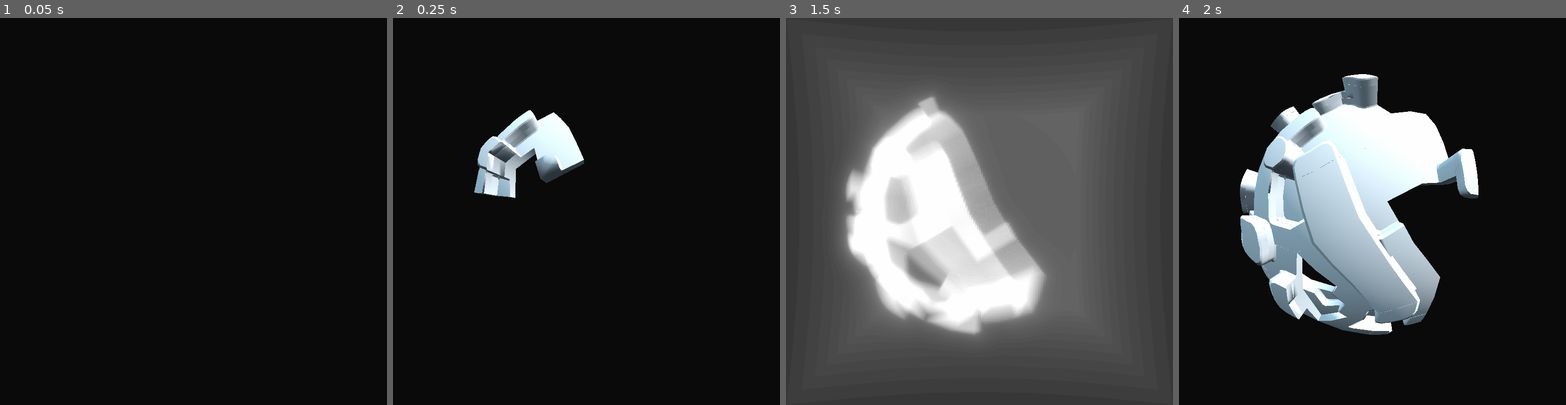
Above: before the commit, frames 1-4 (left to right).
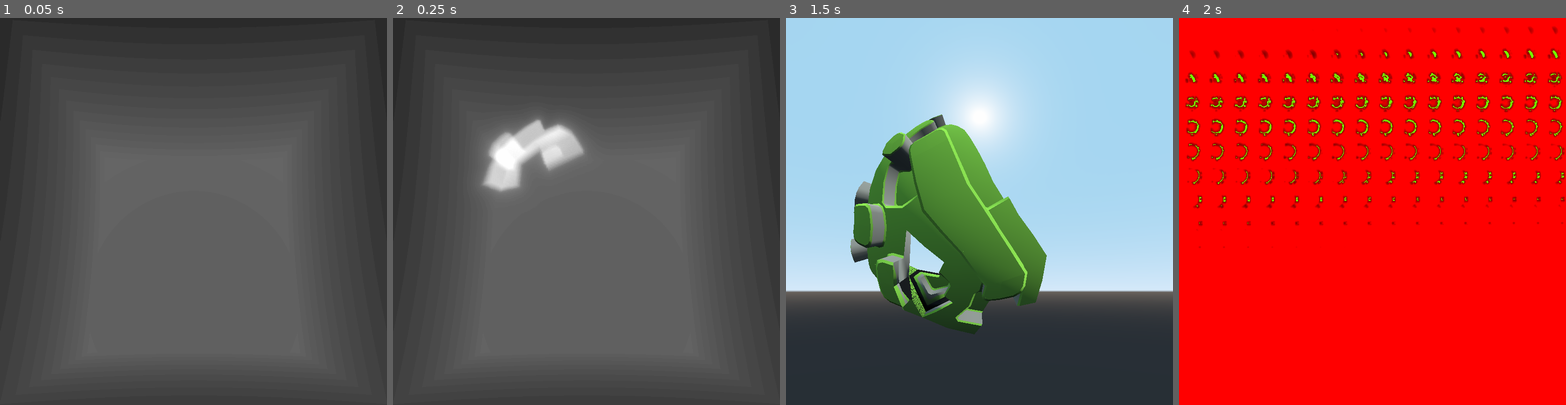
Above: after the commit, the same moments.

Repository: samuelbigos/globescaper
Game: Godot game, scene res://Game.tscn
Same seed, same stepped clock (60 frames per second), same inputs: the game is played once before the commit and once after it.
Inputs (mouse positions are in pixels of both pictures, inside the frame that each line leads up to):
- Up to frame 1 (0.05 s): no input
- Up to frame 2 (0.25 s): no input
- Up to frame 3 (1.5 s): move the mouse to (1064, 192) at 0.52 s; tap Space (spacebar) at 0.6 s; click (1064, 192) at 0.67 s; move the mouse to (902, 230) at 1.27 s; click (902, 230) at 1.35 s
- Up to frame 4 (2 s): tap Space (spacebar) at 1.55 s

The runs differ from the first frame. In frame 1, 100% of the frame differs, in the area x 0-100%, y 0-100%; in frame 2, 100%; in frame 3, 90%; in frame 4, 100%.

Commit message:
- Tidy up meshes - Add Blender export script

Diff:
--- a/Game.tscn
+++ b/Game.tscn
@@ -6,16 +6,16 @@
 [ext_resource path="res://assets/shaders/Wireframe.shader" type="Shader" id=4]
 [ext_resource path="res://src/WaveFunctionCollapse.gd" type="Script" id=5]
 [ext_resource path="res://assets/shaders/VoxelSpereInside.shader" type="Shader" id=6]
-[ext_resource path="res://assets/shaders/LandShader.shader" type="Shader" id=7]
 [ext_resource path="res://assets/shaders/PossibilityCube.shader" type="Shader" id=8]
 [ext_resource path="res://assets/shaders/VoxelSpereOutside.shader" type="Shader" id=9]
 [ext_resource path="res://src/SDFGen.gd" type="Script" id=10]
 [ext_resource path="res://assets/1px.png" type="Texture" id=11]
 [ext_resource path="res://assets/shaders/SDFGen.shader" type="Shader" id=12]
+[ext_resource path="res://assets/palette.png" type="Texture" id=13]
 [ext_resource path="res://assets/shaders/SDFRenderer.shader" type="Shader" id=14]
 
-[sub_resource type="ShaderMaterial" id=15]
-shader = ExtResource( 7 )
+[sub_resource type="SpatialMaterial" id=15]
+albedo_texture = ExtResource( 13 )
 
 [sub_resource type="Texture3D" id=2]
 data = {
@@ -119,7 +119,7 @@
 [node name="VGimbal" type="Spatial" parent="HGimbal"]
 
 [node name="Camera" type="Camera" parent="HGimbal/VGimbal"]
-transform = Transform( 1, 0, 0, 0, 1, 0, 0, 0, 1, 0, 0, 27.9167 )
+transform = Transform( 1, 0, 0, 0, 0.961122, -0.276124, 0, 0.276124, 0.961122, 0, -6.58795, 28.1513 )
 
 [node name="Area" type="Area" parent="."]
 
@@ -157,7 +157,6 @@
 }
 
 [node name="SDFVolume" type="MeshInstance" parent="SDFGen"]
-visible = false
 mesh = SubResource( 13 )
 material/0 = null
 [connection signal="input_event" from="Area" to="." method="_on_Area_input_event"]
--- a/default_env.tres
+++ b/default_env.tres
@@ -3,6 +3,7 @@
 [sub_resource type="ProceduralSky" id=1]
 
 [resource]
-background_mode = 3
+background_mode = 2
 background_sky = SubResource( 1 )
 background_color = Color( 0.0431373, 0.0431373, 0.0431373, 1 )
+ambient_light_color = Color( 0.333333, 0.333333, 0.333333, 1 )
--- a/src/Game.gd
+++ b/src/Game.gd
@@ -67,7 +67,7 @@
 var _wfc_finished = false
 var _surface_generate = false
 var _cell_add_queue = []
-var _debug_display_mode = 1
+var _debug_display_mode = 0
 
 # visualisations
 var _possibility_cubes = []
@@ -387,7 +387,7 @@
 	_generate_surface_from_wfc()
 
 	if Input.is_action_just_released("spacebar"):
-		_debug_display_mode = (_debug_display_mode + 1) % 2
+		_debug_display_mode = (_debug_display_mode + 1) % 3
 		match _debug_display_mode:
 			0:
 				$SDFGen/SDFVolume.visible = true
--- a/src/SDFGen.gd
+++ b/src/SDFGen.gd
@@ -1,6 +1,6 @@
 extends Node
 
-export var _sdf_max_width : int = 8192
+export var _sdf_max_width : int = 4096
 export var _sdf_resolution : int = 256
 export var _sdf_volume_radius := 15.0
 export var _sdf_dist_mod := 2.0
Not shown, added: asset_src/export/0000-0000.obj
Not shown, added: asset_src/export/0000-0000.obj.import
Not shown, added: asset_src/export/beach-cliff_1111-1100.obj
Not shown, added: asset_src/export/beach-cliff_1111-1100.obj.import
Not shown, added: asset_src/export/beach_1111-1000.obj
Not shown, added: asset_src/export/beach_1111-1000.obj.import
Not shown, added: asset_src/export/beach_1111-1100.obj
Not shown, added: asset_src/export/beach_1111-1100.obj.import
Not shown, added: asset_src/export/beach_1111-1110.obj
Not shown, added: asset_src/export/beach_1111-1110.obj.import
Not shown, added: asset_src/export/cliff-beach_1111-1100.obj
Not shown, added: asset_src/export/cliff-beach_1111-1100.obj.import
(and 124 more such lines)
